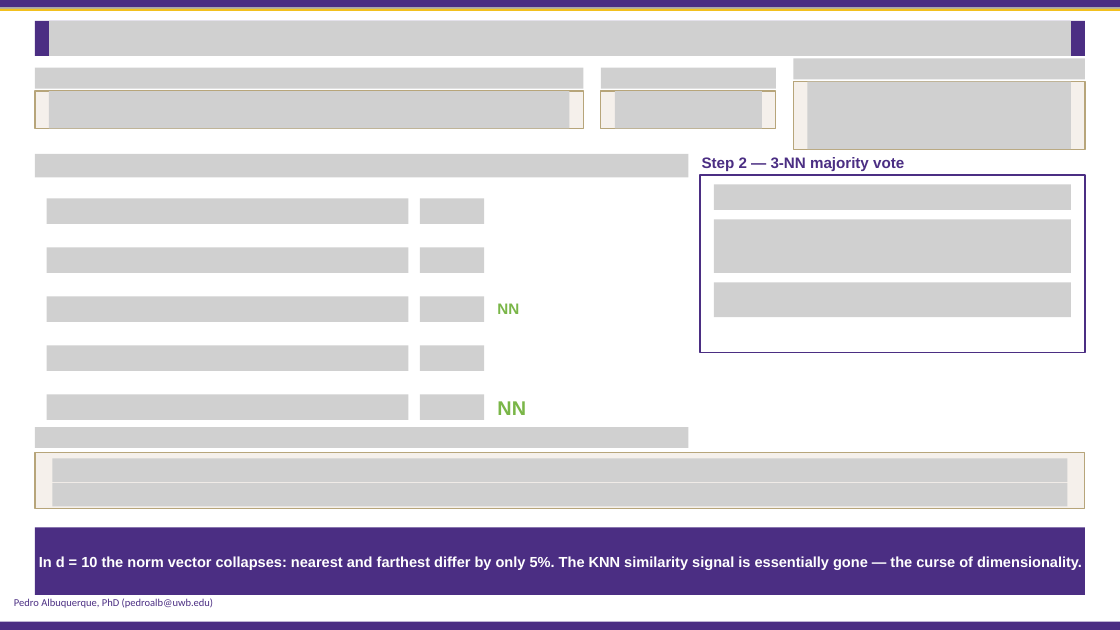
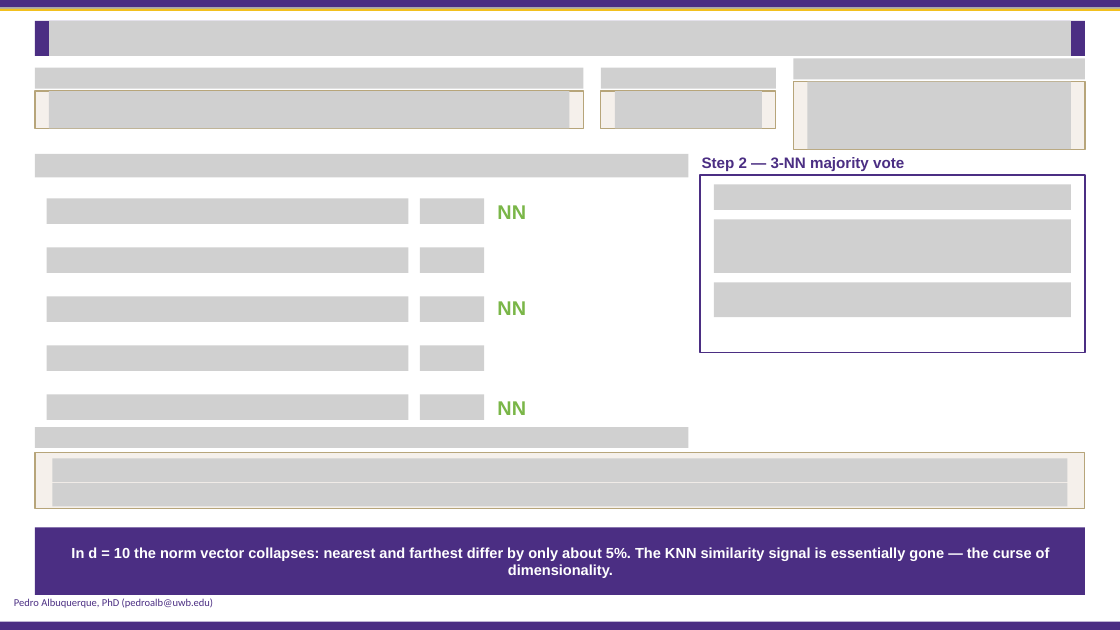
Before and after one commit to PedroBSB/BDATA412, a slide deck: slide 209 of 01 - Advanced Data Visualization.pptx. Drawn at 1120x630 pixels with LibreOffice and Linux fonts; fonts in the diff are those of the drawing; grey boxes stand for pictures; background and template pictures are left out. Boxes give left, top, right and bottom in pixels: in the first picture for what was removed or moved away, otherwise in the second. Text is boxed around its words. In the diff, an @@ line names an element or a change of style, - is before the commit and + after.

```diff
--- a/01 - Advanced Data Visualization.pptx
+++ b/01 - Advanced Data Visualization.pptx
@@ text added at (497,205,526,219), 17 pt, text #7AB648, bold @@
+NN
@@ text "NN" at (497,301,526,315): size 13 to 17 pt @@
@@ text at (71,547,1050,578): text changed @@
-In d = 10 the norm vector collapses: nearest and farthest differ by only 5%. The KNN similarity signal is essentially gone — the curse of dimensionality.
+In d = 10 the norm vector collapses: nearest and farthest differ by only about 5%. The KNN similarity signal is essentially gone — the curse of dimensionality.
```
Also in this commit, not shown: 19 other slides changed.
